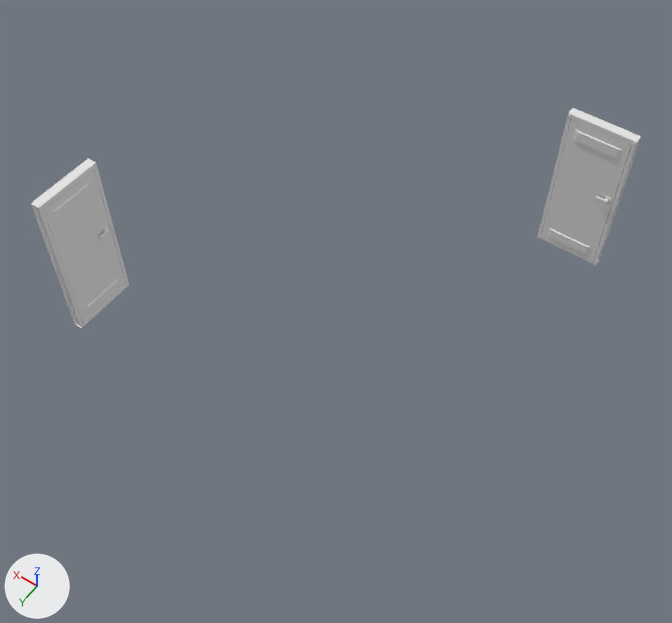
The FBX model Assets/03_Arts/Kids Bathroom/Kids Bathroom.fbx as it was, and as the next commit left it.
Rendered twice from a 50 mm lens placed at (-14.1, 23.1, 8.68), pointed at (-10.43, 17.96, 0.6). The lights are fixed; the arrows at lower left show +X, +Y and +Z. Mesh edges are drawn as thin lines on the coarser meshes. Where no turn or scale is listed for an object, it has been applied to the vertices.

The first picture shows 'Interior Door', 'Interior Door Frame', 'Interior Door Frame.001', 'Interior Door.001'.
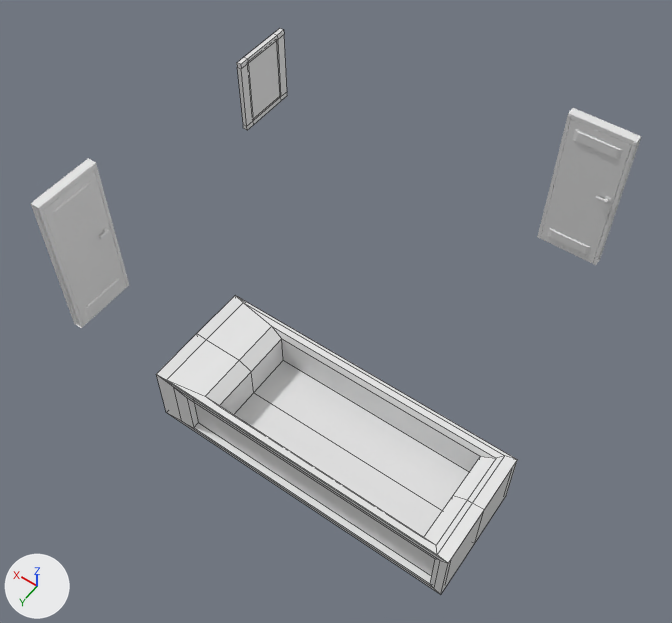
Edits to the bpy script that builds the scene:
```text
Add mat_m_mirrorframe:
    mat_m_mirrorframe = principled_material('m_mirrorFrame')
    mat_m_mirrorframe.base_color = (0.8, 0.8, 0.8)  # white #e7e7e7
    mat_m_mirrorframe.roughness = 0.4
Add mat_m_mirror:
    mat_m_mirror = principled_material('m_mirror')
    mat_m_mirror.base_color = (0.8, 0.8, 0.8)  # white #e7e7e7
    mat_m_mirror.roughness = 0.4
Add mat_m_tub:
    mat_m_tub = principled_material('m_tub')
    mat_m_tub.base_color = (0.8, 0.8, 0.8)  # white #e7e7e7
    mat_m_tub.roughness = 0.4
Add me_espelho:
    me_espelho.from_pydata(...)  # 36 vertices, 34 faces; spans x -0.031..0.031, y -0.391..0.431, z 0.007..1.003
    # faces by material slot: [33, 1]
    me_espelho.materials.append(mat_m_mirrorframe)  # white #e7e7e7
    me_espelho.materials.append(mat_m_mirror)  # white #e7e7e7
Add me_cube_082:
    me_cube_082.from_pydata(...)  # 60 vertices, 58 faces; spans x -0.25..3.25, y -0.64..0.64, z -0.37..0.37
    me_cube_082.materials.append(mat_m_tub)  # white #e7e7e7
Add ob_espelho:
    ob_espelho = bpy.data.objects.new('espelho', me_espelho)
    ob_espelho.location = (-7.95, 16.01, 0.87)
Add ob_tub_001:
    ob_tub_001 = bpy.data.objects.new('Tub.001', me_cube_082)
    ob_tub_001.location = (-12.72, 19.15, 0.38)
```

Pixel boxes [x1, y1, x2, y2] of what changed, in the pictures (672 x 623 px):
'Tub.001', added
    after: [156, 295, 517, 594]
'espelho', added
    after: [237, 29, 287, 130]
    faces in mat_m_mirrorframe (white #e7e7e7): [237, 29, 287, 130]
    faces in mat_m_mirror (white #e7e7e7): [248, 42, 280, 119]
